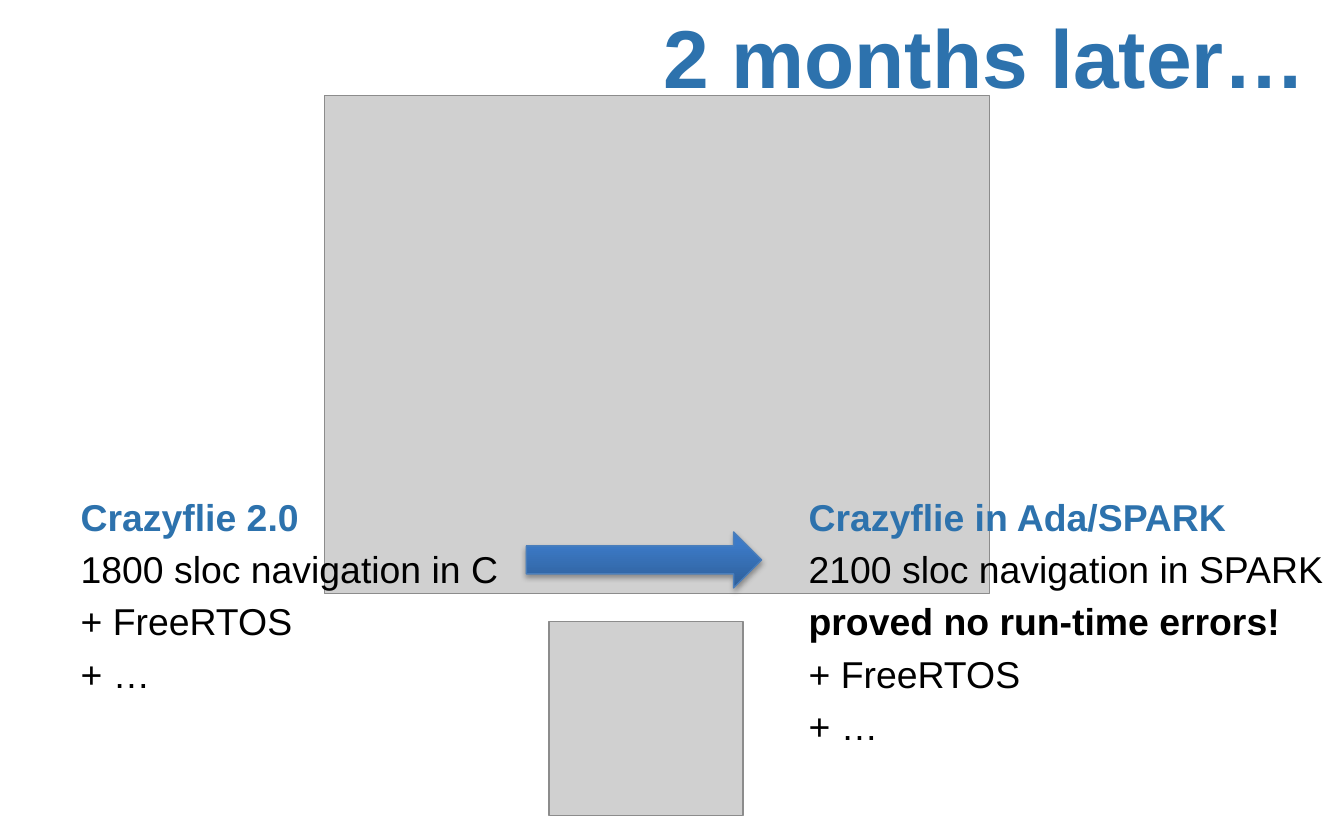
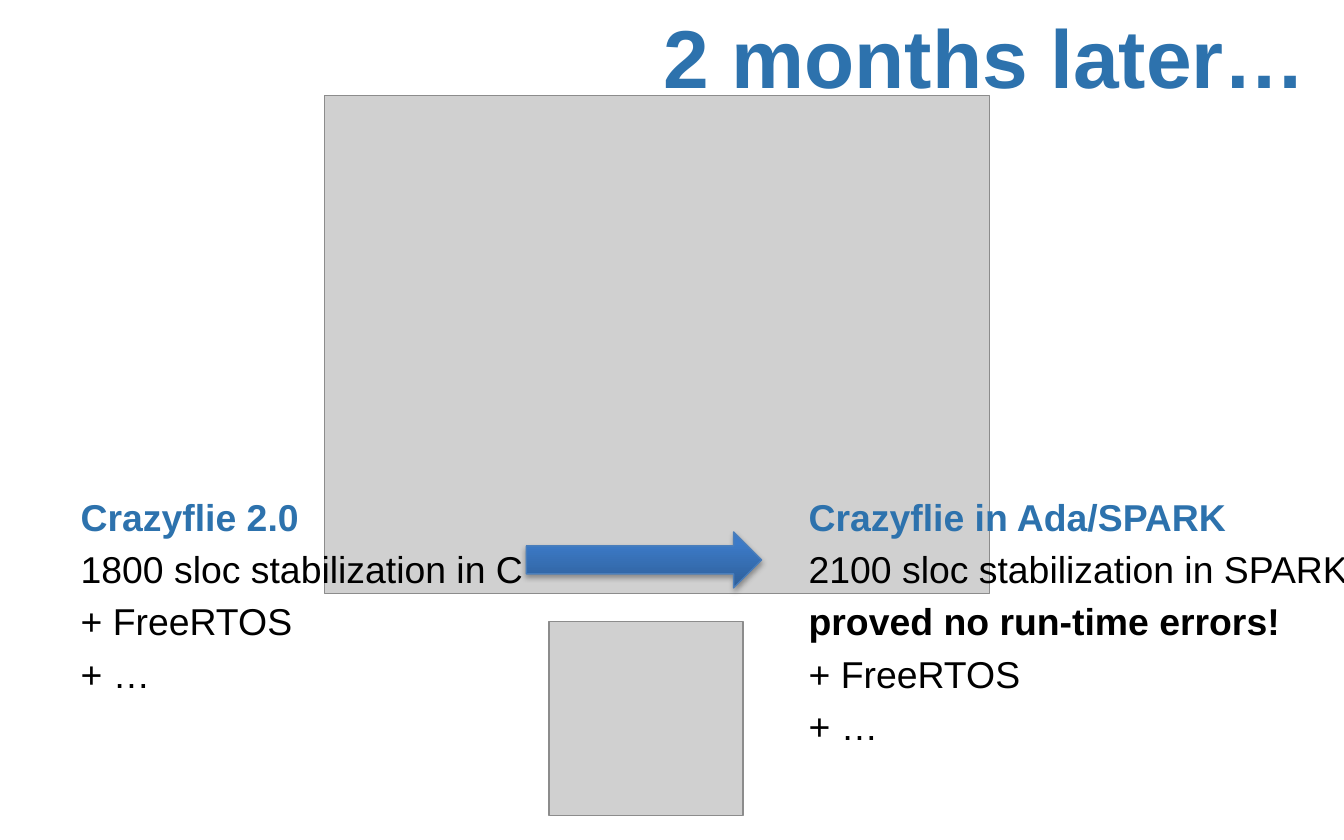
Before and after one commit to AdaCore/spark2014, a slide deck: slide 4 of slides/AdaCore_Tech_Days_2015/AdaCore Tech Days SPARK 2014.pptx. Drawn at 1344x840 pixels with LibreOffice and Linux fonts; fonts in the diff are those of the drawing; grey boxes stand for pictures; background and template pictures are left out. Boxes give left, top, right and bottom in pixels: in the first picture for what was removed or moved away, otherwise in the second. Text is boxed around its words. In the diff, an @@ line names an element or a change of style, - is before the commit and + after.

```diff
--- a/slides/AdaCore_Tech_Days_2015/AdaCore Tech Days SPARK 2014.pptx
+++ b/slides/AdaCore_Tech_Days_2015/AdaCore Tech Days SPARK 2014.pptx
@@ text at (81,554,523,591): text changed @@
-1800 sloc navigation in C
+1800 sloc stabilization in C
@@ text at (809,554,1344,591): text changed @@
-2100 sloc navigation in SPARK
+2100 sloc stabilization in SPARK
```
Also in this commit, not shown: 5 other slides changed, 1 slide added.
